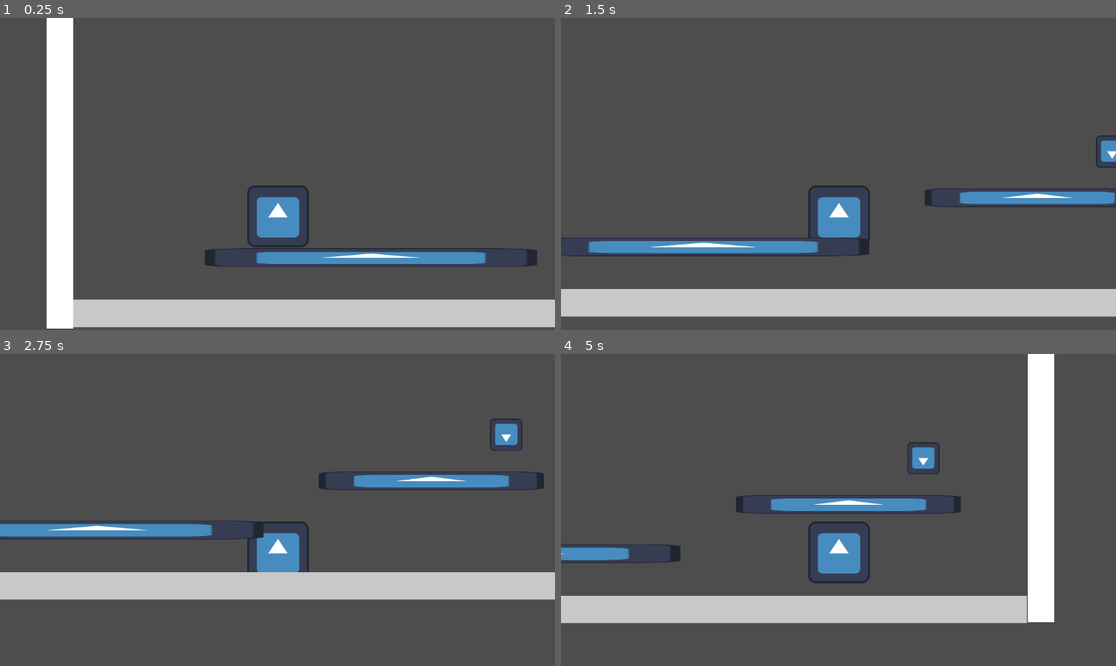
Above: before the commit, frames 1-4 (two rows, left to right).
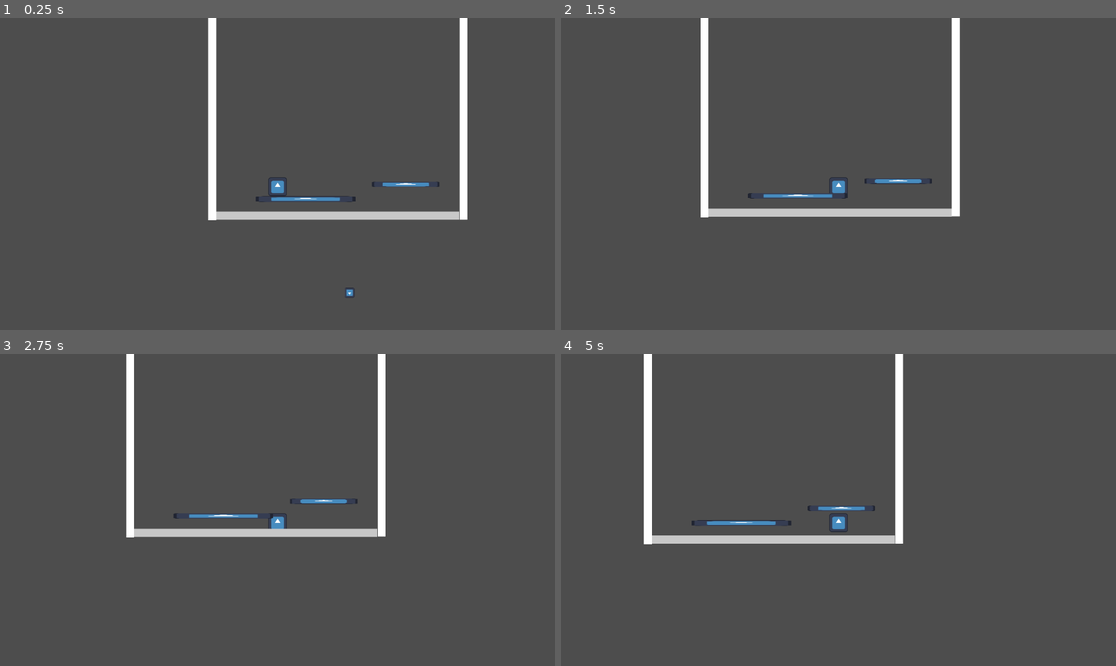
Above: after the commit, the same moments.

Repository: thomaswxu/adventures-in-scramble
Game: Godot game, scene res://Scenes/world.tscn
Same seed, same stepped clock (60 frames per second), same inputs: the game is played once before the commit and once after it. The engine's default icon, where the game draws it, is replaced by a stand-in: a white triangle on a blue panel in a dark square.
Inputs:
- Up to frame 1 (0.25 s): no input
- Up to frame 2 (1.5 s): hold Down (fast_fall) 0.53-1.28 s; hold Right (move_right) from 0.53 s (still down); tap Up (jump) at 0.77 s; tap Down (fast_fall) at 1.35 s
- Up to frame 3 (2.75 s): tap Up (jump) at 1.52 s; release Right (move_right) at 2.03 s; hold Left (move_left) from 2.03 s (still down); hold Down (fast_fall) from 2.03 s (still down)
- Up to frame 4 (5 s): tap Enter at 2.75 s; release Left (move_left) at 2.78 s; release Down (fast_fall) at 2.78 s; hold Right (move_right) 2.78-4.28 s; tap Down (fast_fall) at 2.85, 4.35 s; tap Up (jump) at 3.02, 3.77, 4.52 s; hold Down (fast_fall) 3.53-4.28 s; hold Left (move_left) from 4.28 s (still down)

The runs differ from the first frame. In frame 1, 19% of the frame differs, in the area x 8-100%, y 0-100%; in frame 2, 17%; in frame 3, 16%; in frame 4, 18%.

Commit message:
Add basic obstacle spawn

Diff:
--- a/AdventuresInScramble_GD/Scenes/player.tscn
+++ b/AdventuresInScramble_GD/Scenes/player.tscn
@@ -20,3 +20,4 @@
 
 [node name="Camera2D" type="Camera2D" parent="."]
 position = Vector2(0, -134)
+zoom = Vector2(0.3, 0.3)
--- a/AdventuresInScramble_GD/Scenes/world.tscn
+++ b/AdventuresInScramble_GD/Scenes/world.tscn
@@ -1,8 +1,8 @@
 [gd_scene load_steps=9 format=3 uid="uid://dhr2q5nsxc61c"]
 
+[ext_resource type="Script" path="res://Scripts/world.gd" id="1_opuo8"]
 [ext_resource type="PackedScene" uid="uid://c7qmffwt3wwoc" path="res://Scenes/player.tscn" id="1_qg0nq"]
 [ext_resource type="Texture2D" uid="uid://ch7irsohocc3k" path="res://icon.svg" id="2_8tuhx"]
-[ext_resource type="PackedScene" uid="uid://bfpt2vyrkk6m0" path="res://Scenes/obstacle.tscn" id="3_hsknj"]
 
 [sub_resource type="QuadMesh" id="QuadMesh_gw66k"]
 
@@ -19,6 +19,7 @@
 size = Vector2(57, 3349)
 
 [node name="World" type="Node2D"]
+script = ExtResource("1_opuo8")
 
 [node name="Player" parent="." instance=ExtResource("1_qg0nq")]
 position = Vector2(422, 484)
@@ -88,6 +89,3 @@
 [node name="CollisionShape2D" type="CollisionShape2D" parent="RightWall"]
 position = Vector2(-0.5, -1674.5)
 shape = SubResource("RectangleShape2D_62kl7")
-
-[node name="Obstacle" parent="." instance=ExtResource("3_hsknj")]
-position = Vector2(1465, 393)
--- a/AdventuresInScramble_GD/Scripts/obstacle.gd
+++ b/AdventuresInScramble_GD/Scripts/obstacle.gd
@@ -1,14 +1,43 @@
 extends Area2D
+
+const FALL_GRAVITY = 1000
+const LAUNCH_VELOCITY = 1000
+
+var player = null
+var velocity = Vector2(0.0, 0.0)
 
 # Called when the node enters the scene tree for the first time.
 func _ready():
 	randomize()
+	player = get_parent().get_node("Player")
+	spawn()
 
 # Called every frame. 'delta' is the elapsed time since the previous frame.
 func _process(delta):
-	pass
+	position += velocity * delta
+	velocity += Vector2(0, FALL_GRAVITY * delta)
 
+# Spawn with random:
+# - Position relative to the player
+# - Initial velocity
+func spawn():
+	# Randomize starting position offsets
+	var spawn_on_left = randi_range(0, 1)
+	var x_offset = 500
+	if (spawn_on_left):
+		x_offset *= -1
+	var y_offset = randf_range(300, 700)
+	position = player.position + Vector2(x_offset, y_offset)
+
+	# Randomize initial velocity
+	var initial_velocity_angle = 0.0
+	if (spawn_on_left):
+		initial_velocity_angle = randf_range(0, PI / 2.0)
+	else:
+		initial_velocity_angle = randf_range(PI / 2.0, PI)
+	velocity = LAUNCH_VELOCITY * Vector2(cos(initial_velocity_angle), sin(initial_velocity_angle))
+	print("Obstacle spawned, velocity = (" + str(velocity[0]) + ", " + str(velocity[1]) + ")")
 
 func _on_body_entered(body):
 	if "Player" in body.name:
-		print("player entered")
+		print("player entered" + name)
--- /dev/null
+++ b/AdventuresInScramble_GD/Scripts/world.gd
@@ -0,0 +1,16 @@
+extends Node2D
+
+var obstacle_scene = preload("res://Scenes/obstacle.tscn")
+
+# Called when the node enters the scene tree for the first time.
+func _ready():
+	spawn_obstacle()
+	print("SPAWNED OBSTACLE")
+
+# Called every frame. 'delta' is the elapsed time since the previous frame.
+func _process(delta):
+	pass
+
+func spawn_obstacle():
+	var obstacle_instance = obstacle_scene.instantiate()
+	add_child(obstacle_instance)
